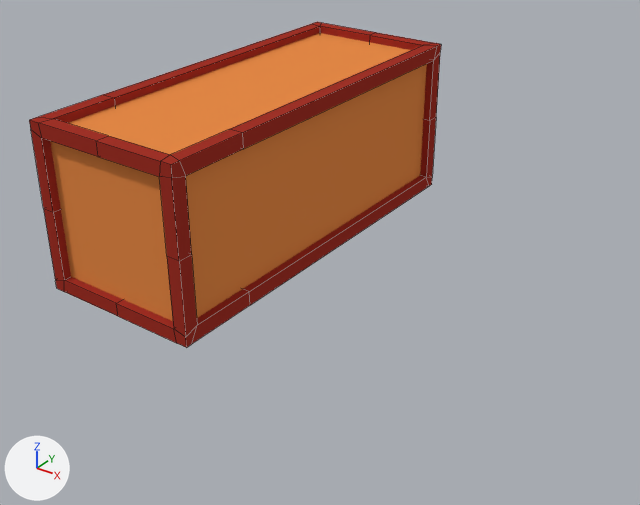
Renders of the Blender file data/models/longbox.blend from each side of a commit.
The view is the same before and after, from a camera (50 mm lens) standing at (6.46, -6.25, 5.13) and looking at (1.33, 0.84, 0.4). Lighting does not change. The marker at lower left points along +X, +Y and +Z. Mesh edges are drawn as thin lines.

The scene before the commit, as lines of its bpy script (objects in view):
```python
me_cube = bpy.data.meshes.new('Cube')
me_cube.from_pydata(...)  # 148 vertices, 128 faces; spans x -1.0..1.0, y -1.0..4.0, z -1.0..1.0
me_cube.materials.append(mat_material)  # red #a13328
me_cube_001 = bpy.data.meshes.new('Cube.001')
me_cube_001.from_pydata(...)  # a box spanning x -1.0..1.0, y -1.0..4.36, z -1.0..1.0
me_cube_001.materials.append(mat_material_001)  # orange #e78a47
ob_cube = bpy.data.objects.new('Cube', me_cube)
ob_cube.location = (0.0, 0.0, 1.01)
ob_cube_001 = bpy.data.objects.new('Cube.001', me_cube_001)
ob_cube_001.location = (0.0, 0.0, 1.01)
ob_cube_001.scale = (0.902, 0.902, 0.902)
```
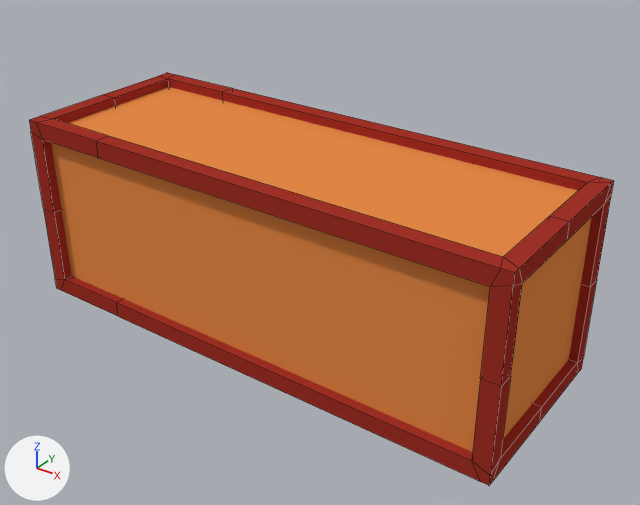
Where the newer file only moved an object's origin or applied its transform, the numbers keep the older frame.

What changed in the scene script:
```text
Change me_cube_001:
    where me_cube_001.from_pydata(...)  # 8 vertices, 6 faces; spans x -1.0..1.0, y -1.0..4.36, z -1.0..1.0
    used by ob_cube_001; location = (0.0, 0.0, 1.01); scale = (0.902, 0.902, 0.902)
    me_cube_001 part 1
    me_cube_001.vertices[0].co: (-1.0, -1.0, -1.0) -> (-1.0, 1.0, -1.0)
    me_cube_001.vertices[1].co: (-1.0, -1.0, 1.0) -> (-1.0, 1.0, 1.0)
    me_cube_001.vertices[2].co: (-1.0, 4.36, -1.0) -> (4.75, 1.0, -1.0)
    me_cube_001.vertices[3].co: (-1.0, 4.36, 1.0) -> (4.75, 1.0, 1.0)
    me_cube_001.vertices[4].co: (1.0, -1.0, -1.0) -> (-1.0, -1.0, -1.0)
    me_cube_001.vertices[5].co: (1.0, -1.0, 1.0) -> (-1.0, -1.0, 1.0)
    me_cube_001.vertices[6].co: (1.0, 4.36, -1.0) -> (4.75, -1.0, -1.0)
    me_cube_001.vertices[7].co: (1.0, 4.36, 1.0) -> (4.75, -1.0, 1.0)
Change me_cube:
    where me_cube.from_pydata(...)  # 148 vertices, 128 faces; spans x -1.0..1.0, y -1.0..4.0, z -1.0..1.0
    used by ob_cube; location = (0.0, 0.0, 1.01)
    me_cube part 2: all 60 vertices in x -1.0..1.0, y 3.82..4.0, z -1.0..1.0 are moved by (0.0, 0.38, 0.0)
Change ob_cube:
    ob_cube.rotation_euler: (0.0, 0.0, 0.0) -> (0.0, 0.0, -1.571)  # degrees (0, 0, 0) -> degrees (0, 0, -90)
```

What differs and where, as boxes (x1, y1, x2, y2) in the pictures (640 x 505 px; the box of a moved part takes in the faces that stretch with it):
'Cube.001', reshaped (43% wider, 27% taller): before (50, 33, 427, 321); after (51, 87, 592, 452)
'Cube', reshaped, turned: before (29, 22, 441, 348); after (29, 73, 614, 486)
part 2 of me_cube, moved or reshaped: before (158, 22, 441, 305); after (97, 88, 614, 486)
